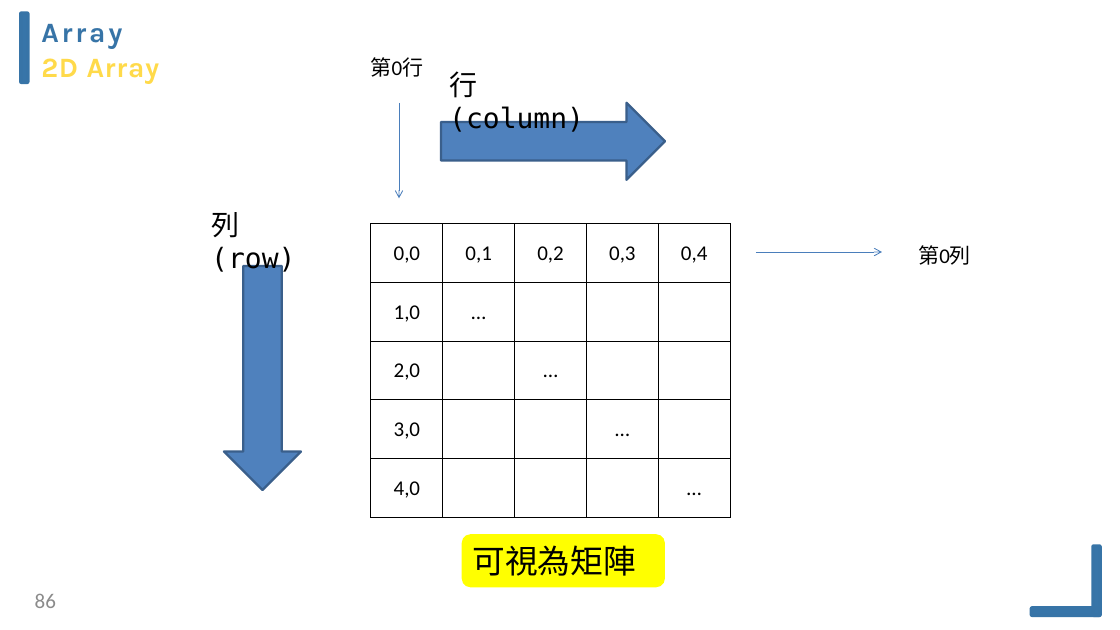
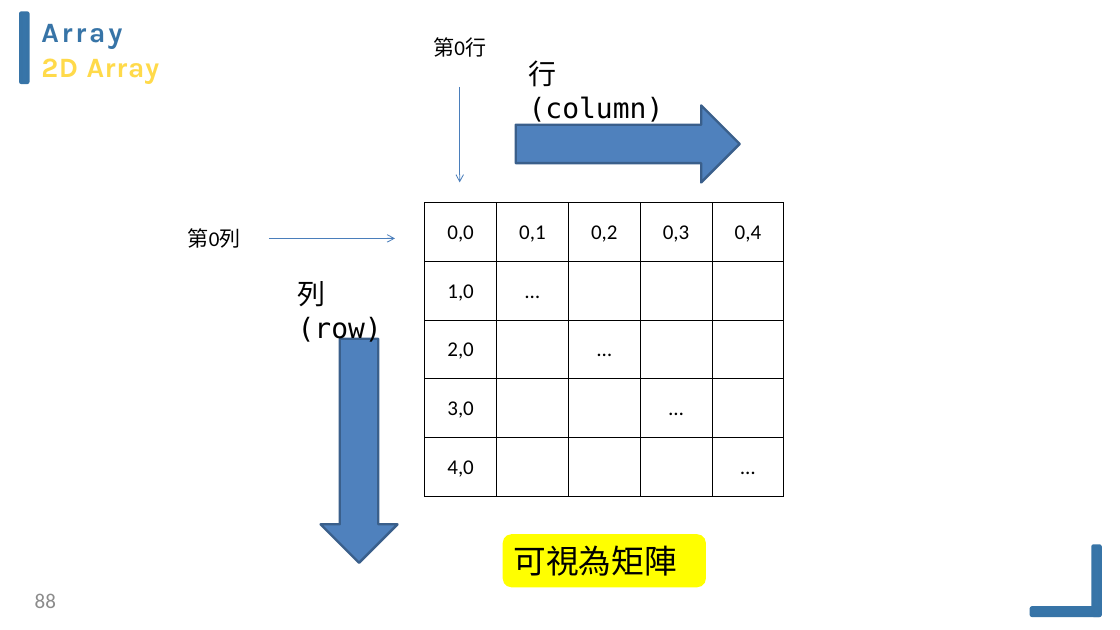
Before and after one commit to Kenchu123/EECamp2020, a slide deck: slide 88 of ppt/python2020-v4.pptx (slide 86 before the commit). Drawn at 1120x630 pixels with LibreOffice and Linux fonts; fonts in the diff are those of the drawing. Boxes give left, top, right and bottom in pixels: in the first picture for what was removed or moved away, otherwise in the second. Text is boxed around its words. In the diff, an @@ line names an element or a change of style, - is before the commit and + after.

```diff
--- a/ppt/python2020-v4.pptx
+++ b/ppt/python2020-v4.pptx
@@ text "第0行": place and size @@
-text "第0行" at [371, 57, 424, 77]
+text "第0行" at [433, 37, 486, 57]
@@ text "行(column)": place and size @@
-text "行(column)" at [449, 71, 584, 132]
+text "行(column)" at [529, 60, 664, 124]
@@ arrow moved from (399, 103) - (399, 198) to (460, 87) - (460, 182) @@
@@ down arrow: place and size @@
-down arrow at [441, 103, 665, 180]
+down arrow at [515, 105, 740, 183]
@@ table: place and size @@
-table at [371, 224, 733, 518]
+table at [425, 203, 786, 497]
@@ text "第0列": place and size @@
-text "第0列" at [918, 245, 971, 265]
+text "第0列" at [188, 228, 241, 248]
@@ arrow moved from (756, 252) - (882, 252) to (269, 239) - (395, 239) @@
@@ text "列(row)": place and size @@
-text "列(row)" at [211, 212, 295, 275]
+text "列(row)" at [298, 281, 382, 344]
@@ down arrow: place and size @@
-down arrow at [224, 266, 302, 491]
+down arrow at [321, 339, 398, 563]
@@ rounded rectangle "可視為矩陣": place and size @@
-rounded rectangle "可視為矩陣" at [462, 534, 665, 587]
+rounded rectangle "可視為矩陣" at [502, 534, 706, 587]
@@ page number at [35, 594, 56, 608]: text changed @@
-86
+88
```
Also in this commit, not shown: 30 other slides changed, 2 slides added, 3 slides removed, 3 other files.
